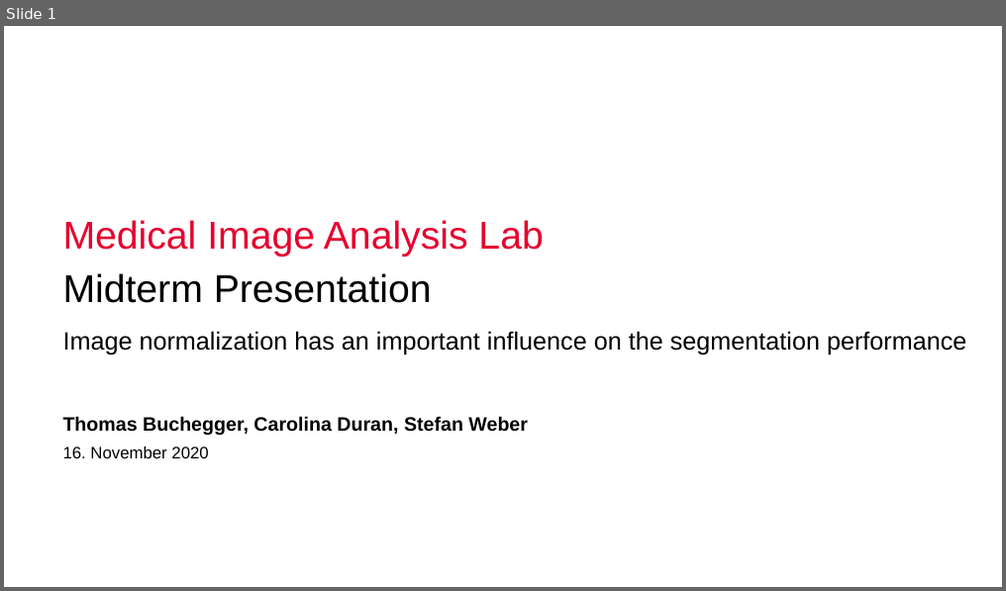
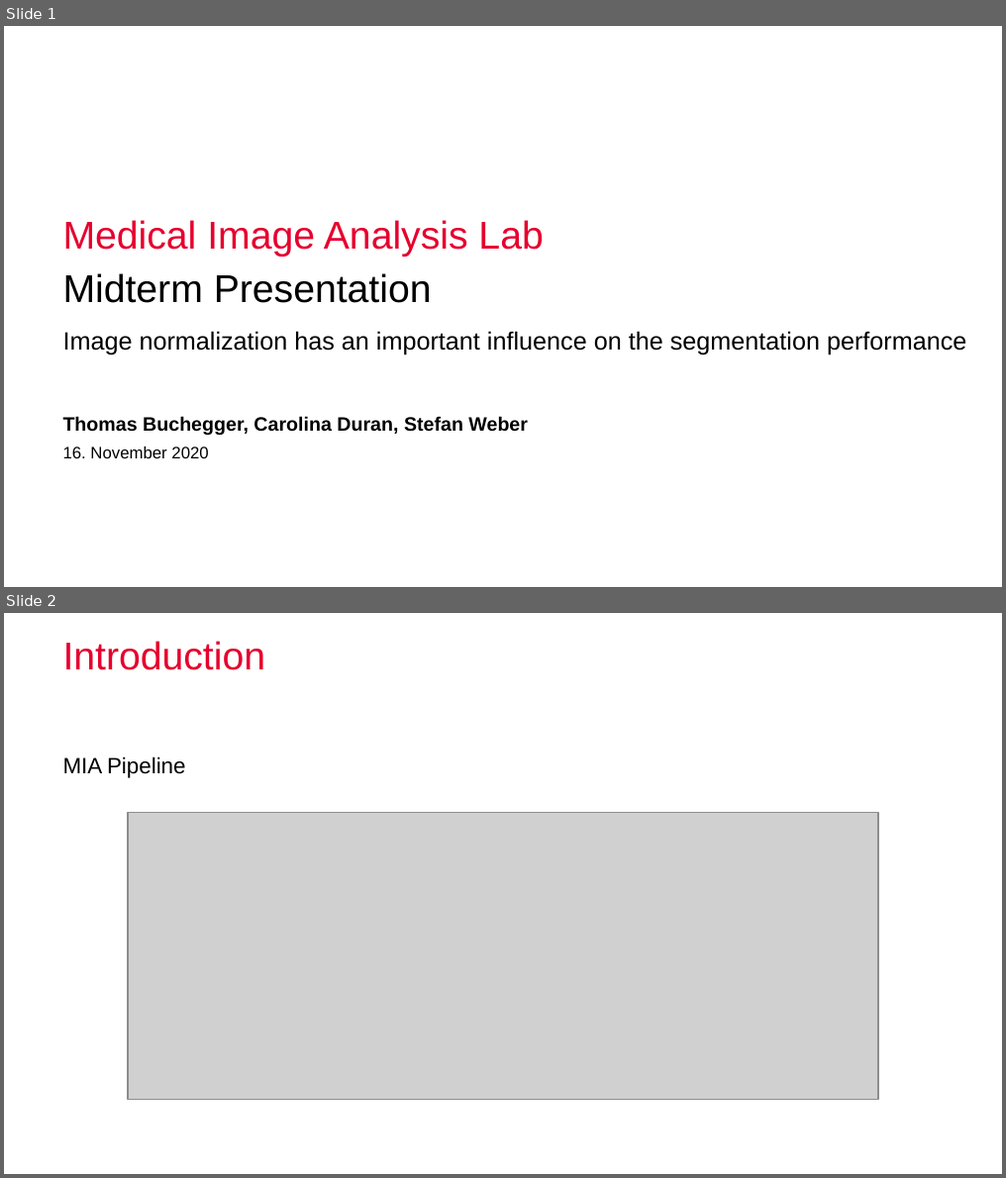
Before and after one commit to nibill/MIALab-1, a slide deck: Presentation/Midterm Presentation.pptx. Shown one above the other, each under a label of ours: slide 1 before the commit, slides 1 and 2 after it. The pictures are 1006x591 and 1006x1178 pixels, drawn with LibreOffice and Linux fonts; fonts in the diff are those of the drawing; grey boxes stand for pictures; background and template pictures are left out. Boxes give left, top, right and bottom in pixels: in the first picture for what was removed or moved away, otherwise in the second. Text is boxed around its words. In the diff, an @@ line names an element or a change of style, - is before the commit and + after.

```diff
--- a/Presentation/Midterm Presentation.pptx
+++ b/Presentation/Midterm Presentation.pptx
@@ slide 2 added at [4,613,1002,1174], background #FFFFFF @@
@@ title added at [63,641,266,670], 28 pt, text #E6002E @@
+Introduction
@@ text added at [63,757,185,778], 16 pt, text #000000 @@
+MIA Pipeline
@@ picture added at [128,813,878,1100] @@
```
Also in this commit, not shown: 2 slides changed, 7 other slides added, 2 slides removed.
